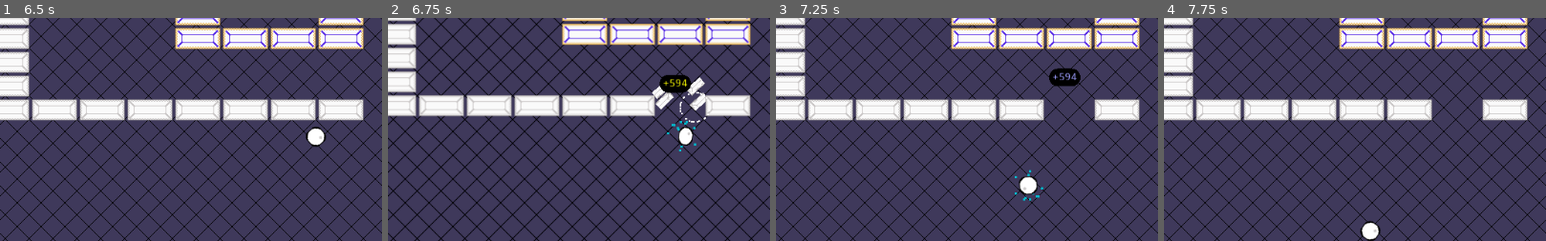
Above: before the commit, frames 1-4 (left to right).
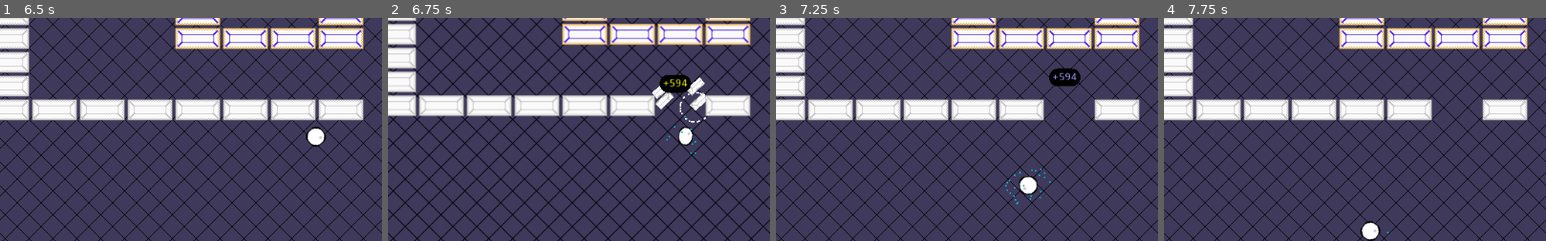
Above: after the commit, the same moments.

Repository: Anatolij-Grigorjev/Breakout4Godot
Game: Godot game, scene res://BreakoutGame.tscn
Same seed, same stepped clock (60 frames per second), same inputs: the game is played once before the commit and once after it.
Inputs (mouse positions are % of the whole screen's width and height, from its top left):
- Up to frame 1 (6.5 s): tap Enter (ui_accept) at 0.5, 0.77, 3.77, 5 s; move the mouse to (72, 45) at 0.52 s; hold Right (ui_right) 0.53-1.25 s; tap Alt at 0.6, 5.1 s; click (72, 45) at 0.67 s; drag from (30, 55) to (45, 70) at 1.27 s; move the mouse to (60, 28) at 2.02 s; hold Right (ui_right) 2.03-2.75 s; tap Shift at 2.1 s; drag from (45, 70) to (20, 35) at 2.77 s; move the mouse to (80, 65) at 3.52 s; hold Left (ui_left) 3.53-4.25 s; tap Ctrl at 3.6 s; drag from (20, 35) to (35, 25) at 4.27 s; move the mouse to (55, 50) at 5.02 s; hold Left (ui_left) 5.03-5.75 s; click (55, 50) at 5.17 s; drag from (35, 25) to (30, 55) at 5.77 s
- Up to frame 2 (6.75 s): move the mouse to (72, 45) at 6.52 s; hold Up (ui_up) from 6.53 s (still down); tap Shift at 6.6 s
- Up to frame 3 (7.25 s): keep holding Up (ui_up); tap Enter (ui_accept) at 6.77 s
- Up to frame 4 (7.75 s): release Up (ui_up) at 7.25 s; drag from (30, 55) to (45, 70) at 7.27 s
The pictures show only the part of the screen within x 13-63%, y 36-86%; the shares and areas given below are measured in that part.

Frame 1 is identical in both runs. In frame 2, 0.1% of the frame differs, in the area x 72-81%, y 43-62%; in frame 3, 0.2%, in the area x 60-72%, y 67-84%; in frame 4, less than 0.1%.

Commit message:
fix particles to move into center

Diff:
--- a/game/ball/Ball.tscn
+++ b/game/ball/Ball.tscn
@@ -158,19 +158,6 @@
 [node name="Ball" type="KinematicBody2D" groups=["ball"]]
 script = ExtResource( 2 )
 
-[node name="CPUParticles2D" type="CPUParticles2D" parent="."]
-emitting = false
-amount = 15
-explosiveness = 1.0
-emission_shape = 1
-emission_sphere_radius = 20.0
-direction = Vector2( -1, -1 )
-spread = 0.0
-gravity = Vector2( 0, 0 )
-orbit_velocity = 5.0
-scale_amount = 3.0
-color = Color( 0, 0.741176, 0.815686, 1 )
-
 [node name="Sprite" type="Sprite" parent="."]
 material = SubResource( 5 )
 texture = ExtResource( 1 )
@@ -179,6 +166,19 @@
 show_behind_parent = true
 material = SubResource( 6 )
 texture = ExtResource( 1 )
+
+[node name="CPUParticles2D" type="CPUParticles2D" parent="."]
+emitting = false
+amount = 25
+lifetime = 0.5
+emission_shape = 1
+emission_sphere_radius = 30.0
+direction = Vector2( 0, 0 )
+spread = 0.0
+gravity = Vector2( 0, 0 )
+radial_accel = -50.0
+scale_amount = 2.0
+color = Color( 0, 0.741176, 0.815686, 1 )
 
 [node name="CollisionShape2D" type="CollisionShape2D" parent="."]
 shape = SubResource( 1 )
